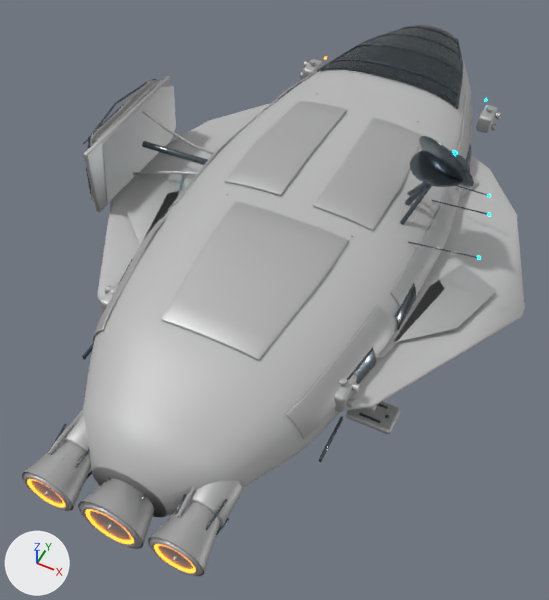
A saved change to the Blender file assets/models/odyssey/lyra-exterior.blend.
Rendered twice from a 50 mm camera at (18.7, -46.6, 44.1) aimed at (-0.8, -7.7, -4.4). Lighting does not change. The marker at lower left points along +X, +Y and +Z. The first picture is the older version. Objects named as collision shapes, trigger or cutter boxes, shadow casters or lower levels of detail are left out.

The first picture shows 'LOD0_BATCH_Armor_Graphite', 'LOD0_BATCH_Canopy_Glass', 'LOD0_BATCH_Heat_Ceramic', 'LOD0_BATCH_Hull_Ivory', 'LOD0_BATCH_Metal_Satin', 'LOD0_BATCH_Radiator_Copper', 'LOD1_BATCH_Heat_Ceramic', 'LOD1_BATCH_Hull_Ivory', 'LOD1_BATCH_Metal_Satin', 'LOD1_BATCH_Radiator_Copper' and 2 more.
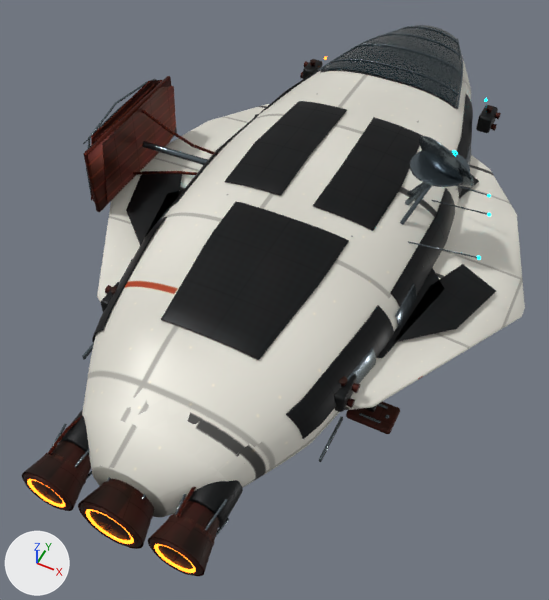
Scene script edits in JSON lines:
```json
{"op": "add", "block": "img_tex_lyra_surfacenormal_1k", "code": ["img_tex_lyra_surfacenormal_1k = load_image('TEX_LYRA_SurfaceNormal_1K', '_unpacked/TEX_LYRA_SurfaceNormal_1K.png', 1024, 1024, 'Non-Color')"]}
{"op": "add", "block": "img_tex_lyra_surfacecolor_1k", "code": ["img_tex_lyra_surfacecolor_1k = load_image('TEX_LYRA_SurfaceColor_1K', '_unpacked/TEX_LYRA_SurfaceColor_1K.png', 1024, 1024, 'sRGB')"]}
{"op": "add", "block": "img_tex_lyra_surfaceroughness_1k", "code": ["img_tex_lyra_surfaceroughness_1k = load_image('TEX_LYRA_SurfaceRoughness_1K', '_unpacked/TEX_LYRA_SurfaceRoughness_1K.png', 1024, 1024, 'Non-Color')"]}
{"block": "mat_mat_lyra_hull_ivory", "change": "nodes: BsdfPrincipled, OutputMaterial"}
{"block": "mat_mat_lyra_hull_ivory", "change": "colours: grey #bcbcbc"}
{"block": "mat_mat_lyra_hull_ivory", "change": "nodes: BsdfPrincipled, NormalMap, OutputMaterial, TexImage x3"}
{"block": "mat_mat_lyra_hull_ivory", "change": "uses the picture img_tex_lyra_surfacecolor_1k"}
{"block": "mat_mat_lyra_hull_ivory", "change": "uses the picture img_tex_lyra_surfacenormal_1k"}
{"block": "mat_mat_lyra_hull_ivory", "change": "uses the picture img_tex_lyra_surfaceroughness_1k"}
{"block": "mat_mat_lyra_armor_graphite", "change": "nodes: BsdfPrincipled, OutputMaterial"}
{"block": "mat_mat_lyra_armor_graphite", "change": "colours: grey #bcbcbc"}
{"block": "mat_mat_lyra_armor_graphite", "change": "nodes: BsdfPrincipled, NormalMap, OutputMaterial, TexImage x3"}
{"block": "mat_mat_lyra_armor_graphite", "change": "uses the picture img_tex_lyra_surfacecolor_1k"}
{"block": "mat_mat_lyra_armor_graphite", "change": "uses the picture img_tex_lyra_surfacenormal_1k"}
{"block": "mat_mat_lyra_armor_graphite", "change": "uses the picture img_tex_lyra_surfaceroughness_1k"}
{"block": "mat_mat_lyra_radiator_copper", "change": "nodes: BsdfPrincipled, OutputMaterial"}
{"block": "mat_mat_lyra_radiator_copper", "change": "colours: grey #bcbcbc"}
{"block": "mat_mat_lyra_radiator_copper", "change": "nodes: BsdfPrincipled, NormalMap, OutputMaterial, TexImage x3"}
{"block": "mat_mat_lyra_radiator_copper", "change": "uses the picture img_tex_lyra_surfacecolor_1k"}
{"block": "mat_mat_lyra_radiator_copper", "change": "uses the picture img_tex_lyra_surfacenormal_1k"}
{"block": "mat_mat_lyra_radiator_copper", "change": "uses the picture img_tex_lyra_surfaceroughness_1k"}
{"block": "mat_mat_lyra_heat_ceramic", "change": "nodes: BsdfPrincipled, OutputMaterial"}
{"block": "mat_mat_lyra_heat_ceramic", "change": "colours: grey #bcbcbc"}
{"block": "mat_mat_lyra_heat_ceramic", "change": "nodes: BsdfPrincipled, NormalMap, OutputMaterial, TexImage x3"}
{"block": "mat_mat_lyra_heat_ceramic", "change": "uses the picture img_tex_lyra_surfacecolor_1k"}
{"block": "mat_mat_lyra_heat_ceramic", "change": "uses the picture img_tex_lyra_surfacenormal_1k"}
{"block": "mat_mat_lyra_heat_ceramic", "change": "uses the picture img_tex_lyra_surfaceroughness_1k"}
```

Boxes (x1, y1, x2, y2) around the edits, measured in the pictures (549 x 600 px):
```json
{"object": "LOD0_BATCH_Hull_Ivory", "change": "surface changed", "before": [82, 63, 525, 516], "after": [82, 63, 525, 516]}
{"object": "LOD0_BATCH_Armor_Graphite", "change": "surface changed", "before": [59, 59, 498, 528], "after": [59, 59, 498, 528], "on screen": "grey to black"}
{"object": "LOD1_BATCH_Hull_Ivory", "change": "surface changed", "before": [83, 84, 470, 517], "after": [83, 84, 470, 517]}
{"object": "LOD0_BATCH_Heat_Ceramic", "change": "surface changed", "before": [22, 59, 501, 576], "after": [22, 59, 501, 576]}
{"object": "LOD0_BATCH_Radiator_Copper", "change": "surface changed", "before": [48, 80, 219, 517], "after": [48, 80, 219, 517]}
{"object": "LOD1_BATCH_Radiator_Copper", "change": "surface changed", "before": [83, 76, 177, 212], "after": [83, 76, 177, 212]}
{"object": "LOD1_BATCH_Heat_Ceramic", "change": "surface changed", "before": [23, 472, 204, 575], "after": [23, 472, 204, 575]}
```
